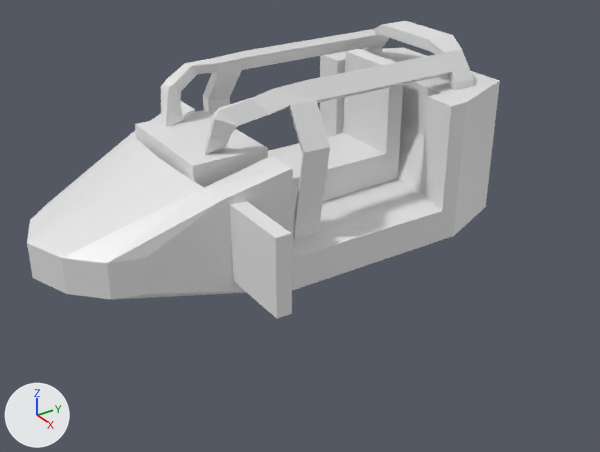
A saved change to the Blender file Assets/Model/Dune Buggy.blend.
The view is the same before and after, from a 50 mm lens placed at (17.63, -12.68, 9.72), pointed at (0.87, -1.68, -0.52). Every picture has the same lights, and +X, +Y and +Z are marked at lower left.
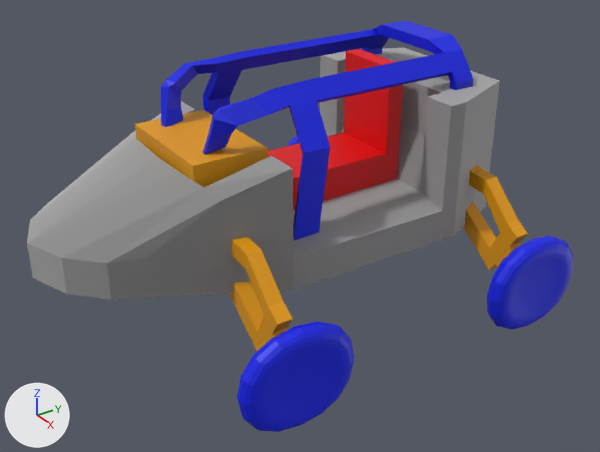
Where the change shows, as pixel boxes [x1, y1, x2, y2] in the pictures (600 x 452 px):
'Cube', surface changed: [27, 48, 500, 300] in both
'Cube.001', recoloured (white to blue): [161, 21, 473, 240] in both
'Cube.005', added (blue): after [237, 321, 354, 432]
'Cube.003', recoloured (white to red): [268, 49, 403, 211] in both
'Cube.004', surface changed, reshaped, moved, turned, modifiers changed: before [230, 201, 292, 319]; after [229, 237, 293, 351]
'Cube.007', added (blue): after [287, 135, 573, 329]
'Cube.002', recoloured (white to orange): [135, 110, 268, 187] in both
'Cube.006', added: after [463, 165, 528, 270]

Patch to the scene script:
```diff
--- a/Assets/Model/Dune Buggy.blend.py
+++ b/Assets/Model/Dune Buggy.blend.py
@@ mat_material @@
 mat_material.base_color = (0.8, 0.8, 0.8)  # white #e7e7e7
-mat_material.roughness = 0.4
+mat_material.roughness = 1.0
+mat_material.metallic = 1.0
@@ me_cube_001 @@
 me_cube_001.from_pydata(...)  # 64 vertices, 61 faces; spans x 0.0..2.56, y -7.37..0.44, z -3.95..0.15
+me_cube_001.materials.append(mat_material_002)  # blue #001be7
@@ me_cube_002 @@
 me_cube_002.from_pydata(...)  # 8 vertices, 6 faces; spans x -1.0..1.0, y -1.0..1.0, z -1.0..1.0
+me_cube_002.materials.append(mat_material_003)  # orange #e79d00
@@ me_cube_003 @@
 me_cube_003.from_pydata(...)  # 16 vertices, 11 faces; spans x 0.0..1.0, y -2.58..1.58, z -1.0..2.38
+me_cube_003.materials.append(mat_material_001)  # red #e70004
@@ me_cube_005 @@
 # used by ob_cube_004; location = (3.53, -4.49, 0.61); scale = (1.0, 0.199, 1.0)
-me_cube_005.from_pydata(...)  # 8 vertices, 6 faces; spans x -1.0..1.0, y -1.0..1.0, z -1.0..1.0
+me_cube_005.from_pydata(...)  # 32 vertices, 30 faces; spans x -1.9..1.5, y -1.0..1.0, z -1.22..0.59
+# me_cube_005 part 1: the whole mesh is rebuilt
+me_cube_005.materials.append(mat_material_003)  # orange #e79d00
@@ ob_cube_004 @@
 ob_cube_004 = bpy.data.objects.new('Cube.004', me_cube_005)
-ob_cube_004.location = (3.53, -4.49, 0.61)
+ob_cube_004.location = (3.8, -4.49, -0.47)
+ob_cube_004.rotation_euler = (0.0, 0.627, 0.0)  # degrees (0, 36, 0)
 ob_cube_004.scale = (1.0, 0.199, 1.0)
+_m = ob_cube_004.modifiers.new('Mirror', 'MIRROR')
+_m.mirror_object = ob_cube
@@ ob_cube_007 @@
+ob_cube_007 = bpy.data.objects.new('Cube.007', me_cube_008)  # 16 vertices, 14 faces; spans x -1.0..5.06, y -1.0..1.0, z -1.0..1.0; in mat_material_002 (blue #001be7); modifiers SUBSURF, MIRROR
+ob_cube_007.location = (4.64, 2.95, -1.73)
+ob_cube_007.rotation_euler = (0.0, 0.0244, 0.0)  # degrees (0, 1.4, 0)
+ob_cube_007.scale = (0.132, 1.71, 1.5)
@@ ob_cube_006 @@
+ob_cube_006 = bpy.data.objects.new('Cube.006', me_cube_007)  # 32 vertices, 30 faces; spans x -1.9..1.5, y -1.0..1.0, z -1.22..0.59; in mat_material_003 (orange #e79d00); modifiers MIRROR
+ob_cube_006.location = (3.8, 2.93, -0.47)
+ob_cube_006.rotation_euler = (0.0, 0.627, 0.0)  # degrees (0, 36, 0)
+ob_cube_006.scale = (1.0, 0.199, 1.0)
@@ ob_cube_005 @@
+ob_cube_005 = bpy.data.objects.new('Cube.005', me_cube_008.copy())  # modifiers SUBSURF, MIRROR
+ob_cube_005.location = (4.64, -4.47, -1.73)
+ob_cube_005.rotation_euler = (0.0, 0.0244, 0.0)  # degrees (0, 1.4, 0)
+ob_cube_005.scale = (0.132, 1.71, 1.5)
```
